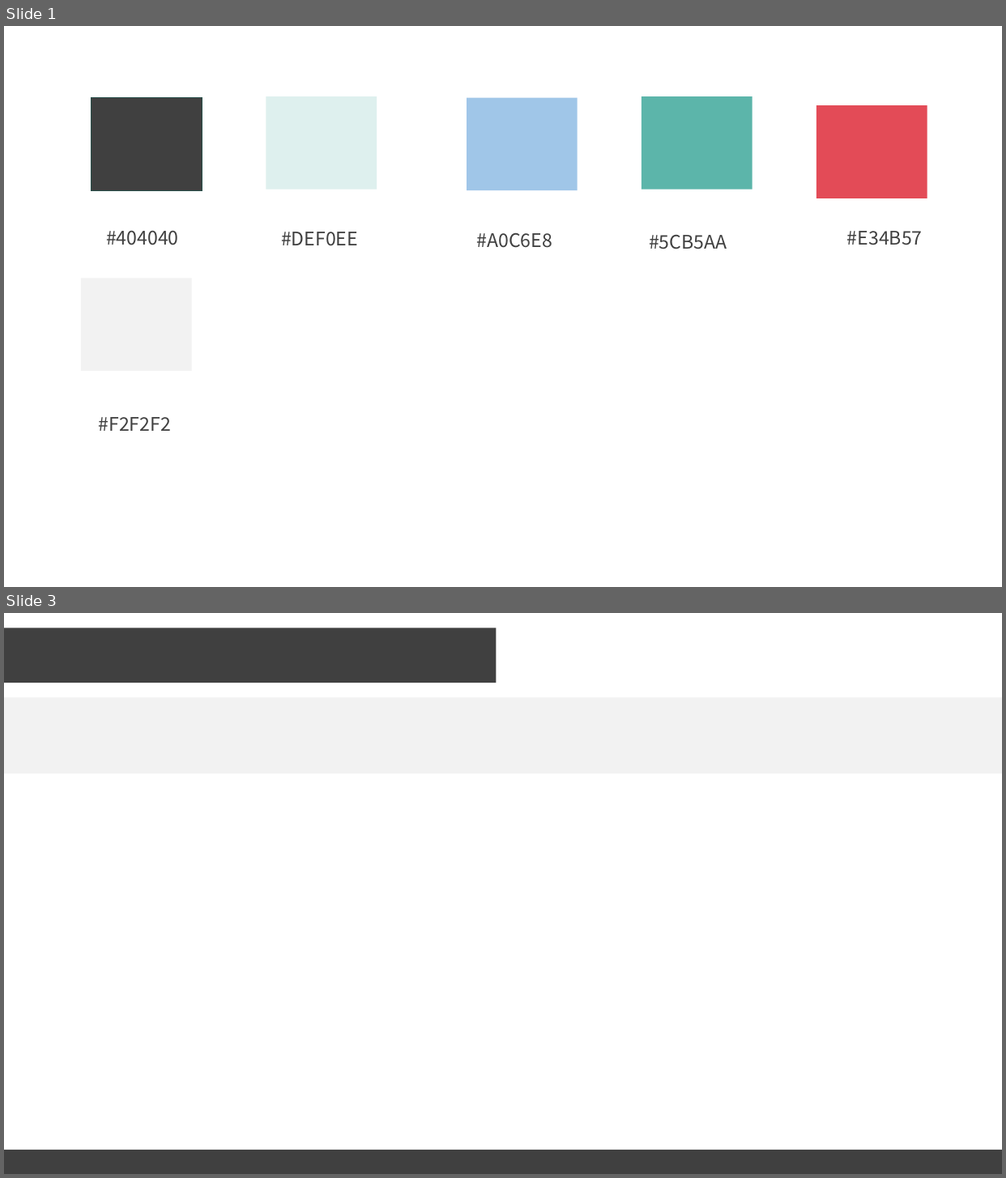
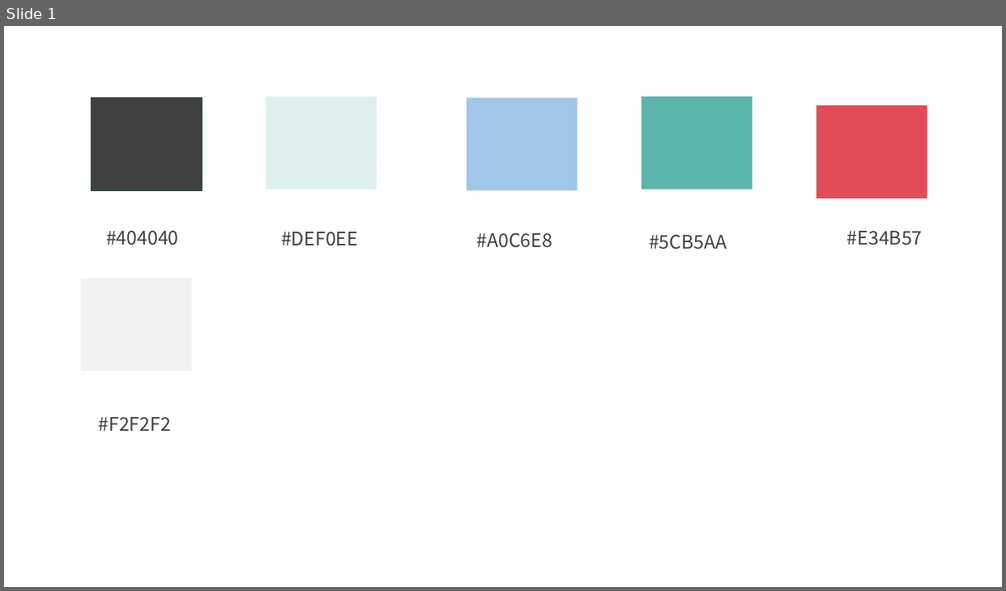
Before and after one commit to moch1gusa/paper, a slide deck: テンプレ１.pptx. Shown one above the other, each under a label of ours: slides 1 and 3 before the commit, slide 1 after it; the slides between them are not shown. The pictures are 1006x1178 and 1006x591 pixels, drawn with LibreOffice and Linux fonts; fonts in the diff are those of the drawing. Boxes give left, top, right and bottom in pixels: in the first picture for what was removed or moved away, otherwise in the second. Text is boxed around its words. In the diff, an @@ line names an element or a change of style, - is before the commit and + after.

```diff
--- a/テンプレ１.pptx
+++ b/テンプレ１.pptx
@@ slide 3 removed at bbox=[4, 613, 1002, 1174], background #FFFFFF @@
@@ rectangle removed at bbox=[4, 628, 496, 683] @@
@@ rectangle removed at bbox=[4, 697, 1002, 774] @@
@@ rectangle removed at bbox=[4, 1150, 1002, 1174] @@
```
Also in this commit, not shown: 1 slide changed, 1 slide added.
